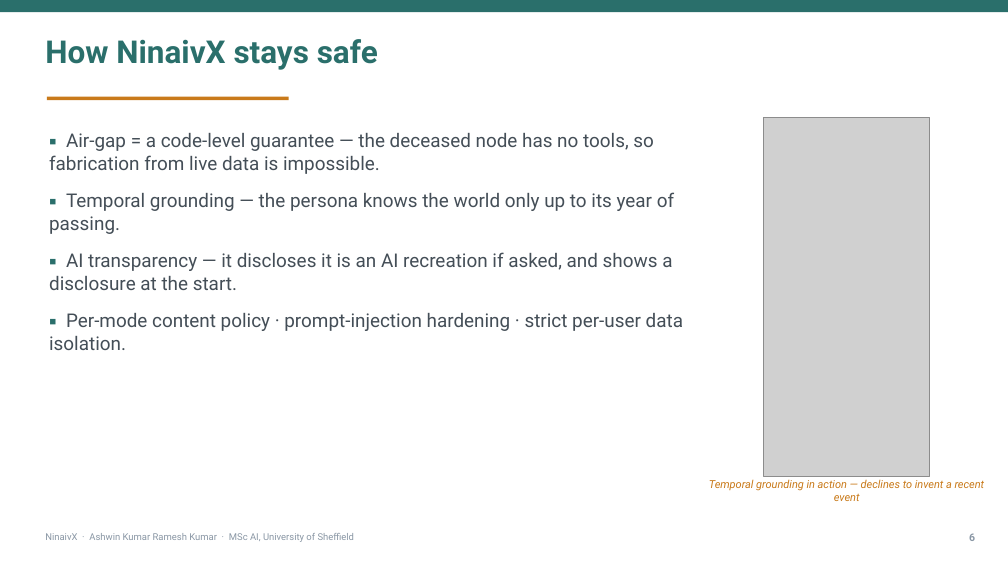
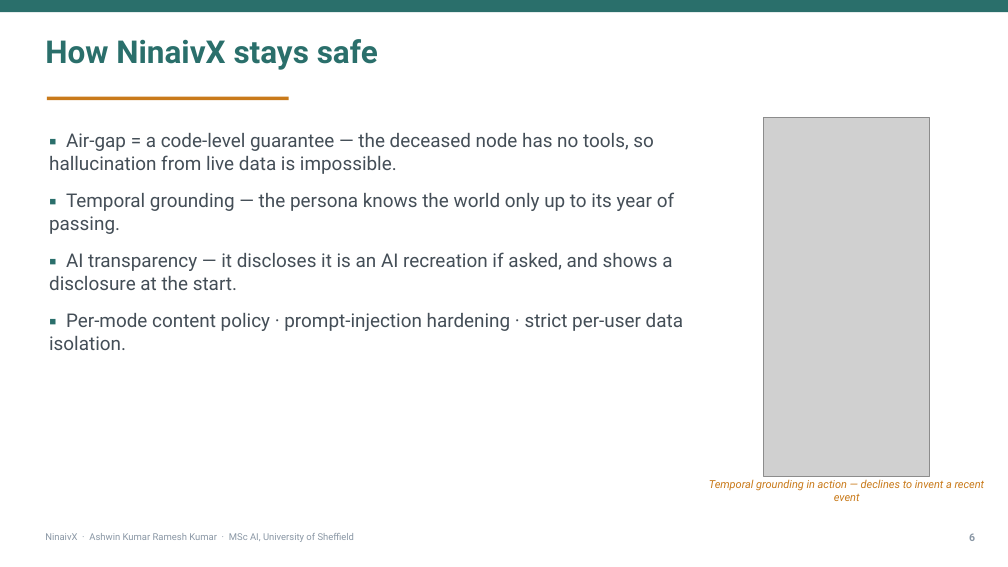
Before and after one commit to HITMAN-AK/NinaivX, a slide deck: slide 7 of backend/docs/report/NinaivX-Presentation-Full.pptx. Drawn at 1008x567 pixels with LibreOffice and Linux fonts; fonts in the diff are those of the drawing; grey boxes stand for pictures. Boxes give left, top, right and bottom in pixels: in the first picture for what was removed or moved away, otherwise in the second. Text is boxed around its words. In the diff, an @@ line names an element or a change of style, - is before the commit and + after.

```diff
--- a/backend/docs/report/NinaivX-Presentation-Full.pptx
+++ b/backend/docs/report/NinaivX-Presentation-Full.pptx
@@ text at [49, 133, 654, 174]: text changed @@
-▪ Air-gap = a code-level guarantee — the deceased node has no tools, so fabrication from live data is impossible.
+▪ Air-gap = a code-level guarantee — the deceased node has no tools, so hallucination from live data is impossible.
```
Also in this commit, not shown: 5 other slides changed, 5 other files.
